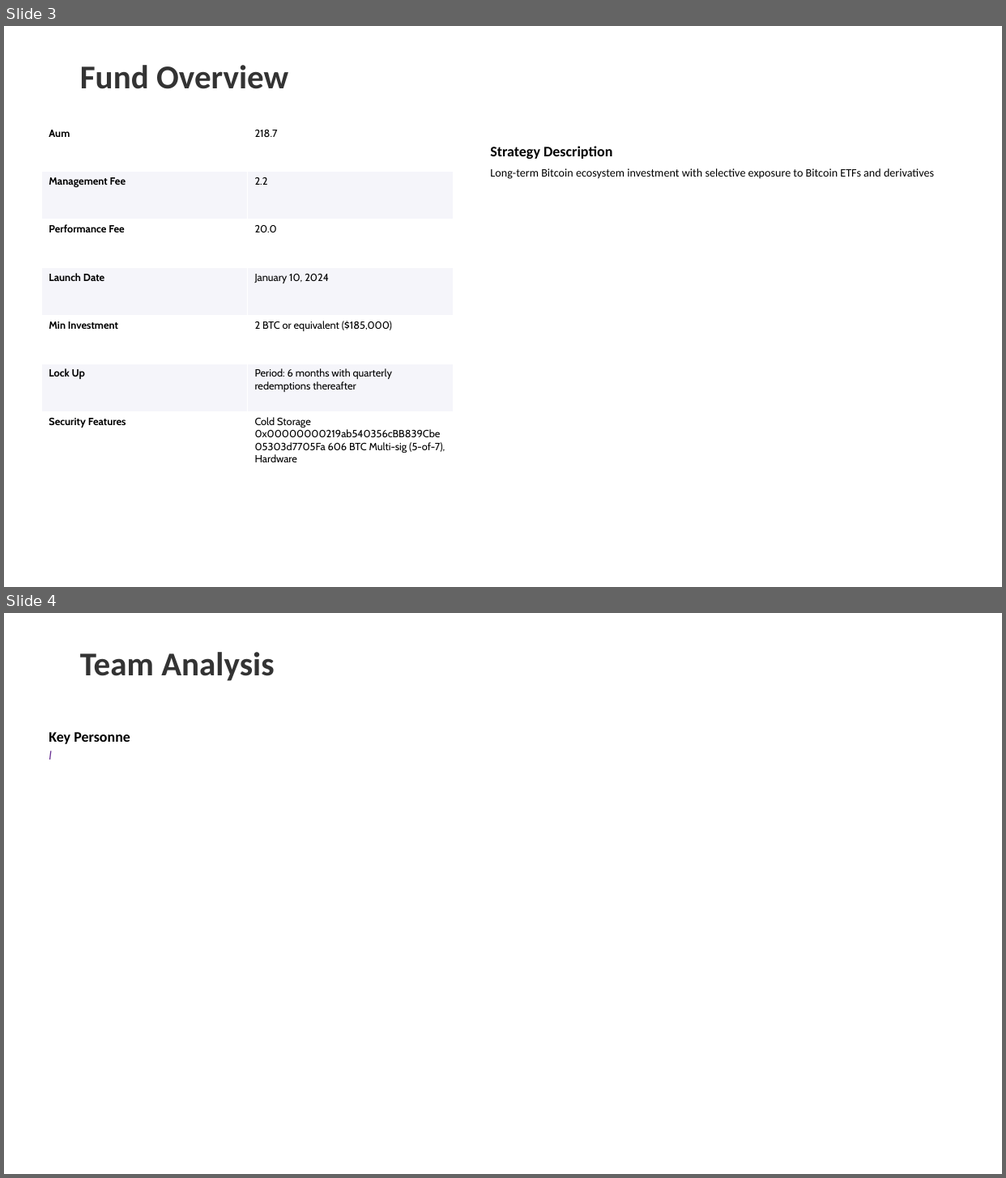
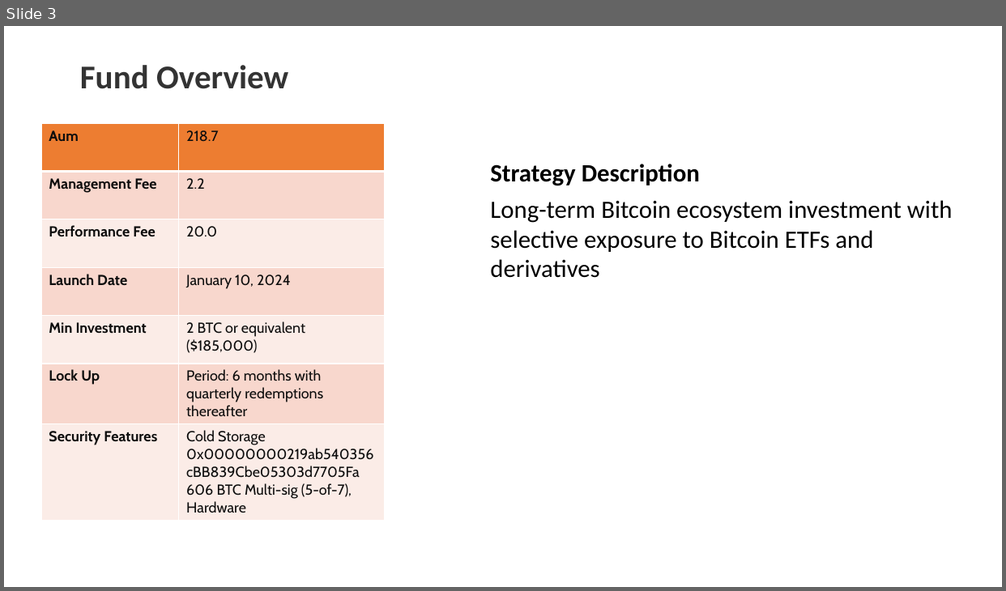
Before and after one commit to Mehdizaiem/Vault-DueDiligence-4DS1, a slide deck: CryptoFundDueDiligence/reports/q1_2025_bitcoin_trust_fund_analysis_1 .pptx. Shown one above the other, each under a label of ours: slides 3 and 4 before the commit, slide 3 after it. The pictures are 1006x1178 and 1006x591 pixels, drawn with LibreOffice and Linux fonts; fonts in the diff are those of the drawing. Boxes give left, top, right and bottom in pixels: in the first picture for what was removed or moved away, otherwise in the second. Text is boxed around its words. In the diff, an @@ line names an element or a change of style, - is before the commit and + after.

```diff
--- a/CryptoFundDueDiligence/reports/q1_2025_bitcoin_trust_fund_analysis_1 .pptx
+++ b/CryptoFundDueDiligence/reports/q1_2025_bitcoin_trust_fund_analysis_1 .pptx
@@ slide 4 removed at (x1=4, y1=613, x2=1002, y2=1174), background #FFFFFF @@
@@ title removed at (x1=80, y1=652, x2=274, y2=681) @@
-Team Analysis
@@ text removed at (x1=49, y1=732, x2=130, y2=760) @@
-Key Personne
-l
@@ slide 3 changed as well @@
@@ table at (x1=41, y1=123, x2=385, y2=518) @@
@@ fill none to #ED7D31 in row 1 @@
@@ fill #F5F5FA to #F8D7CE in 6 cells @@
@@ fill none to #FCECE8 in 6 cells @@
@@ size 10 to 14 pt, text colour #000000 to #0D0D0D @@
@@ table resized from (x1=41, y1=123, x2=454, y2=469) to (x1=41, y1=123, x2=385, y2=518) @@
@@ text "Strategy Description" at (x1=490, y1=164, x2=953, y2=278): size 14 to 24 pt in "Strategy Description"; size 11 to 24 pt in "Long-term Bitcoin ecosystem investment with selective exposu ..." @@
```
Also in this commit, not shown: 8 other slides changed.
